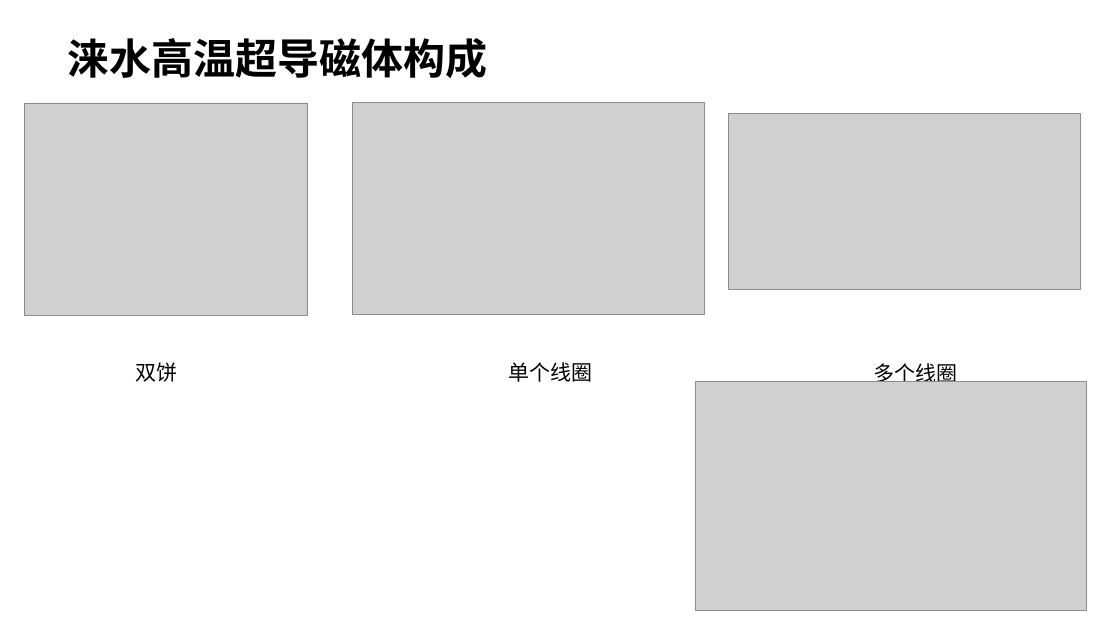
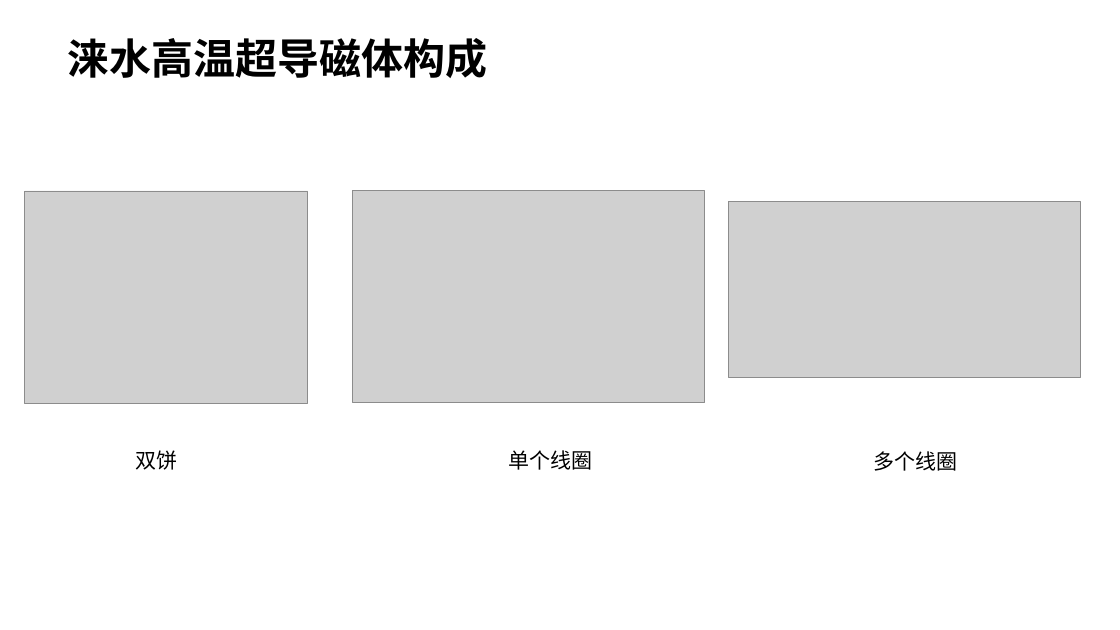
Before and after one commit to ql11/RR-coil-GC-model, a slide deck: slide 2 of 讲解.pptx. Drawn at 1120x630 pixels with LibreOffice and Linux fonts; fonts in the diff are those of the drawing; grey boxes stand for pictures. Boxes give left, top, right and bottom in pixels: in the first picture for what was removed or moved away, otherwise in the second. Text is boxed around its words. In the diff, an @@ line names an element or a change of style, - is before the commit and + after.

```diff
--- a/讲解.pptx
+++ b/讲解.pptx
@@ picture removed at box(696, 381, 1086, 610) @@
@@ 3 pictures, 3 texts: place and size @@
-3 pictures, 3 texts at box(25, 103, 1081, 382)
+3 pictures, 3 texts at box(25, 191, 1081, 471)
```
Also in this commit, not shown: 1 other slide changed.
